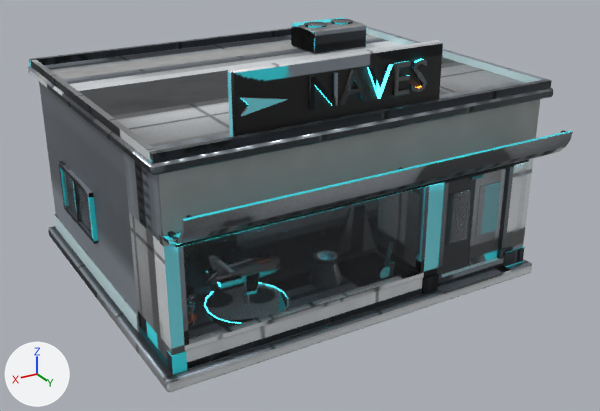
One commit to the FBX model modelos/planeta_humano/tienda_naves/tienda_naves.fbx: the scene before it, then after it.
Camera for both pictures: a 50 mm lens placed at (13.76, 24.43, 13.99), pointed at (0.01, 1.51, 2.54). The axes (+X, +Y, +Z) are drawn at lower left. The lights are the same throughout. The picture after the commit comes second. Vertices at exactly the same position are counted once.

Objects in the first picture: 'tienda_naves', 'tienda_naves_cristal', 'tienda_naves_escaparate_cristal', 'tienda_naves_naranja_neon', 'tienda_naves_neon', 'tienda_naves_puerta_der', 'tienda_naves_puerta_izq'.
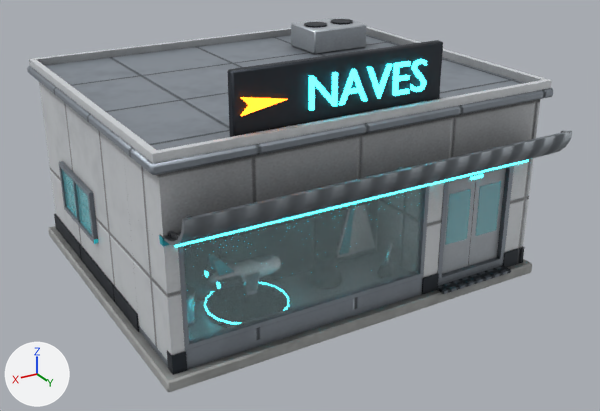
The change in detail:
me_tienda_naves_puerta_izq has 8 vertices, 6 faces and spans x -4.29..-2.99, y 5.45..5.55, z 0.63..4.21.
me_tienda_naves_puerta_izq is used by ob_tienda_naves_puerta_izq; location (0.0, 0.0, 0.0).
me_tienda_naves_puerta_izq part 1: texture (UV) coordinates of 6 of 6 faces, centred in x -4.29..-2.99, y 5.45..5.55, z 0.63..4.21, changed; they spanned u 0.44..0.98, v 0.05..0.92 and now span u 0.4..0.99, v 0.02..0.9.
me_tienda_naves_neon has 284 vertices, 346 faces and spans x -6.4..6.4, y 3.0..5.78, z 0.95..8.34.
me_tienda_naves_neon is used by ob_tienda_naves_neon; location (0.0, 0.0, 0.0).
me_tienda_naves_neon part 2: 321 kept faces spanning x -6.4..6.4, y 3.0..5.78, z 0.95..8.34 get new texture (UV) coordinates.
me_tienda_naves_puerta_der has 8 vertices, 6 faces and spans x -5.61..-4.31, y 5.45..5.55, z 0.63..4.21.
me_tienda_naves_puerta_der is used by ob_tienda_naves_puerta_der; location (0.0, 0.0, 0.0).
me_tienda_naves_puerta_der part 6: texture (UV) coordinates of 6 of 6 faces, centred in x -5.61..-4.31, y 5.45..5.55, z 0.63..4.21, changed; they spanned u 0.27..0.96, v 0.78..0.99 and now span u 0.32..0.99, v 0.01..0.9.
me_tienda_naves_cristal is used by ob_tienda_naves_cristal; location (0.0, 0.0, 0.0).
me_tienda_naves_cristal had 116 vertices, 122 faces and spanned x -6.78..6.78, y -5.78..5.59, z 0.9..3.71.
me_tienda_naves_cristal now has 116 vertices, 122 faces and spans x -6.78..6.78, y -5.78..5.58, z 0.9..3.71.
me_tienda_naves_cristal part 3: 117 kept faces spanning x -6.78..6.78, y -5.78..5.58, z 0.9..3.71 get new texture (UV) coordinates.
me_tienda_naves is used by ob_tienda_naves; location (0.0, 0.0, 0.0).
me_tienda_naves had 847 vertices, 900 faces and spanned x -7.0..7.0, y -6.0..7.2, z 0.0..8.75.
me_tienda_naves now has 871 vertices, 900 faces and spans x -7.0..7.0, y -6.0..7.2, z 0.0..8.75.
me_tienda_naves part 4: 24 vertices added at x -6.84..6.85, y -5.85..5.72, z 0.62..6.5.
me_tienda_naves part 5: 786 kept faces spanning x -7.0..7.0, y -6.0..7.2, z 0.0..8.75 get new texture (UV) coordinates.
me_tienda_naves_escaparate_cristal has 8 vertices, 6 faces and spans x -2.06..6.16, y 5.55..5.61, z 1.19..4.26.
me_tienda_naves_escaparate_cristal is used by ob_tienda_naves_escaparate_cristal; location (0.0, 0.0, 0.0).
me_tienda_naves_escaparate_cristal part 7: texture (UV) coordinates of 6 of 6 faces, centred in x -2.06..6.16, y 5.55..5.61, z 1.19..4.26, changed; they spanned u 0.1..0.98, v 0.24..0.95 and now span u 0.0..0.98, v 0.0..0.81.

Pixel boxes (x1, y1, x2, y2) of what changed, in the pictures (600 x 411 px):
part 1 of me_tienda_naves_puerta_izq, surface changed (black to grey): (442, 177, 476, 274) in both
part 2 of me_tienda_naves_neon, surface changed: (175, 59, 529, 247) in both
part 3 of me_tienda_naves_cristal, surface changed: (62, 170, 501, 245) in both
part 4 of me_tienda_naves, added: after (59, 152, 533, 360)
part 5 of me_tienda_naves, surface changed: (27, 18, 573, 392) in both
part 6 of me_tienda_naves_puerta_der, surface changed (lighter): (468, 169, 506, 266) in both
part 7 of me_tienda_naves_escaparate_cristal, surface changed: (183, 187, 424, 342) in both
